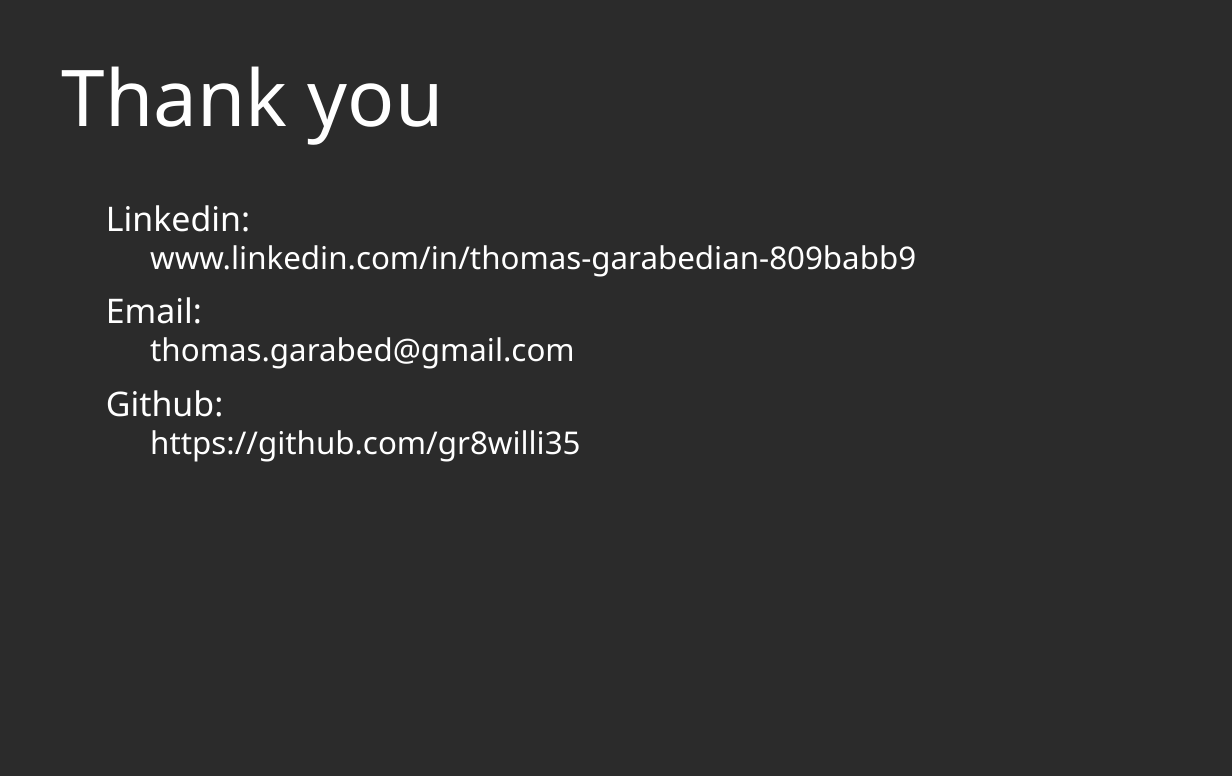
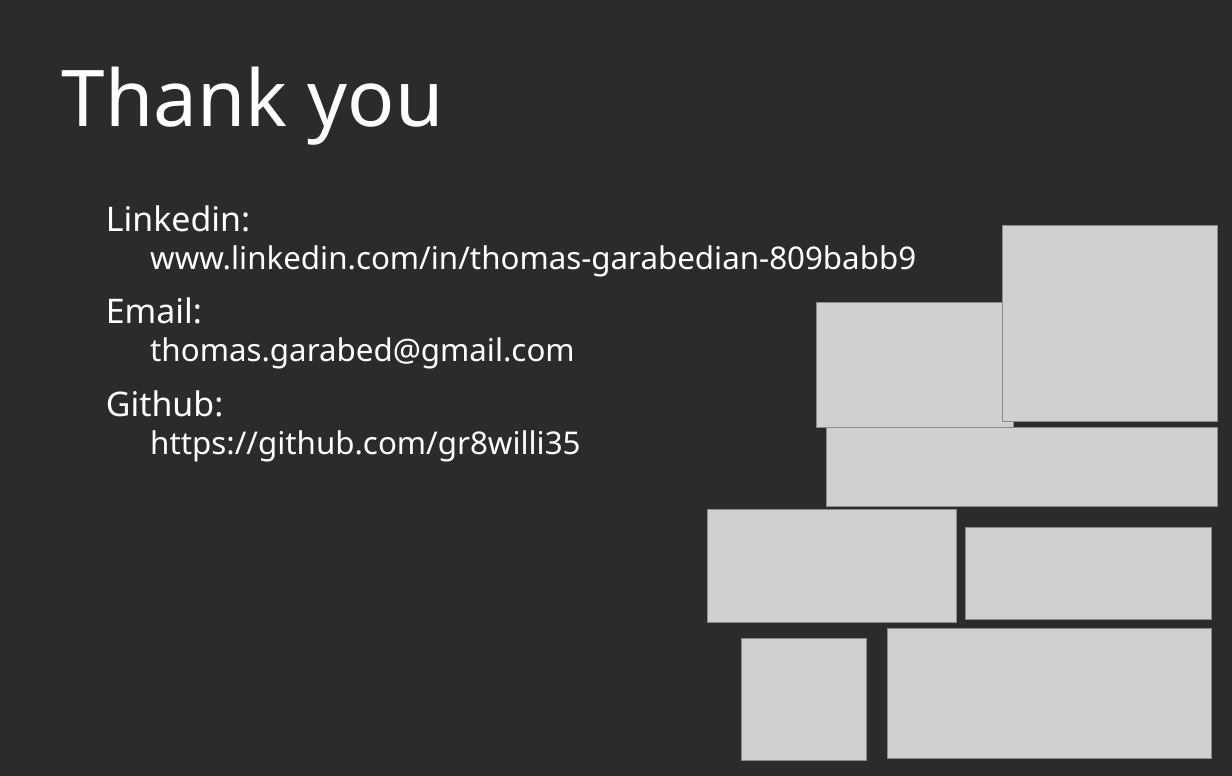
Before and after one commit to gr8willi35/DSI_CS3, a slide deck: slide 10 of Book Summary NLP Presentation.odp (slide 14 before the commit). Drawn at 1232x776 pixels with LibreOffice and Linux fonts; fonts in the diff are those of the drawing; grey boxes stand for pictures; background and template pictures are left out; a plain dark background stands for a picture behind light text. Boxes give left, top, right and bottom in pixels: in the first picture for what was removed or moved away, otherwise in the second. Text is boxed around its words. In the diff, an @@ line names an element or a change of style, - is before the commit and + after.

```diff
--- a/Book Summary NLP Presentation.odp
+++ b/Book Summary NLP Presentation.odp
@@ picture added at box(1002, 225, 1217, 423) @@
@@ picture added at box(817, 303, 1014, 428) @@
@@ picture added at box(826, 428, 1218, 507) @@
@@ picture added at box(708, 510, 957, 623) @@
@@ picture added at box(965, 527, 1211, 620) @@
@@ picture added at box(887, 629, 1211, 759) @@
@@ picture added at box(742, 639, 867, 761) @@
```
Also in this commit, not shown: 6 other slides changed, 1 slide added, 5 slides removed, 18 other files.
